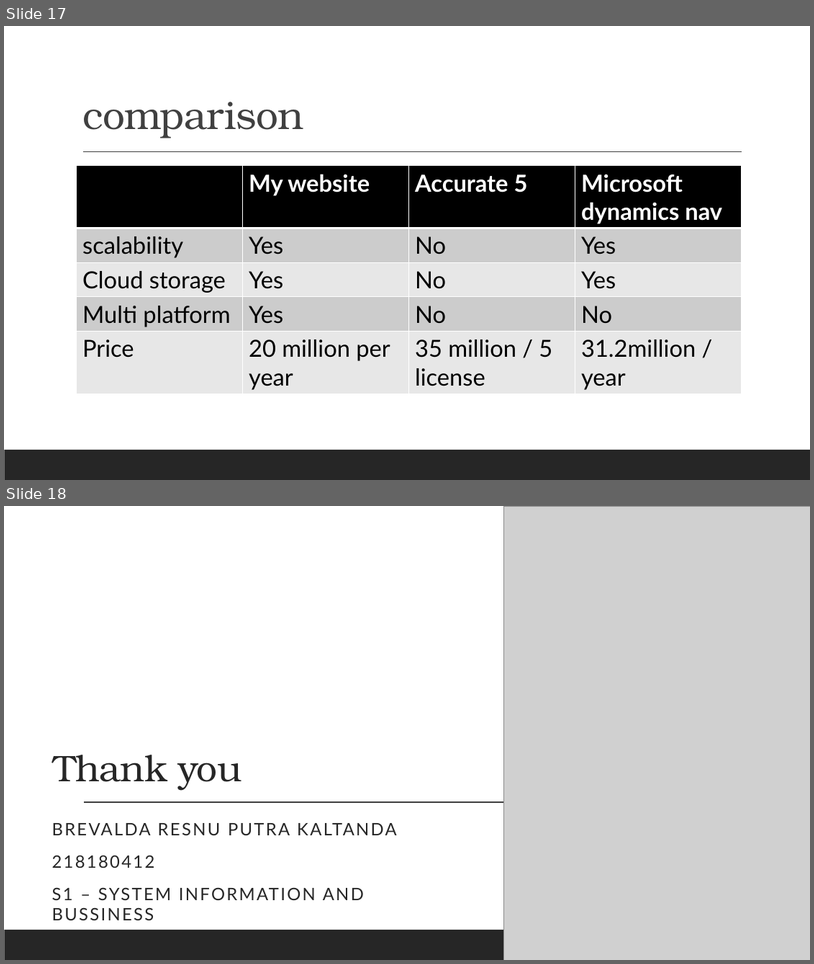
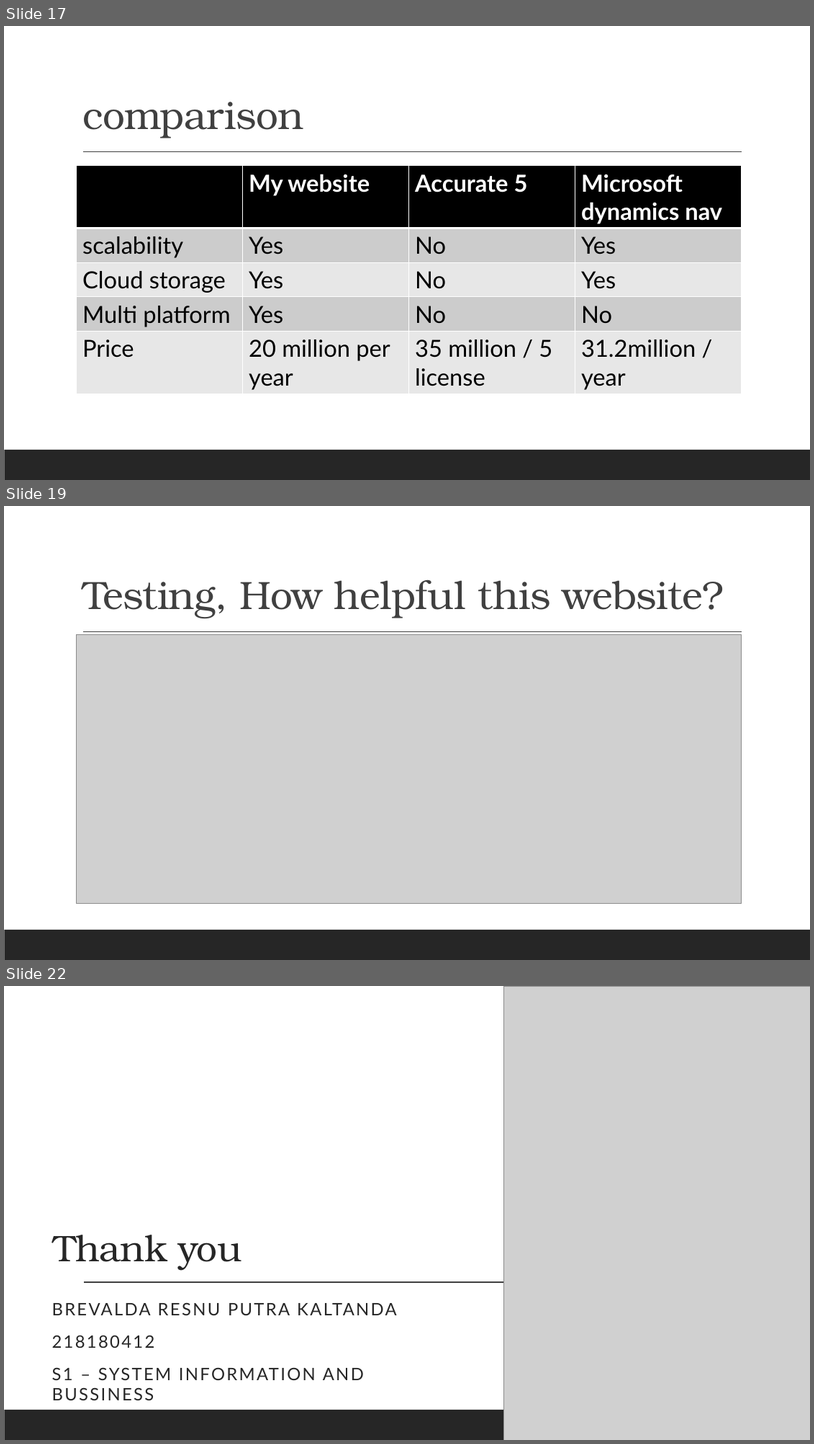
Before and after one commit to Brevalda1/financebrevaldabaru, a slide deck: perbaikanONLINE COMPANY EXPENSE RECORDING WEBSITE BASED ON MULTI-COMPANY.pptx. Shown one above the other, each under a label of ours: slides 17 and 18 before the commit, slides 17, 19 and 22 after it; the slides between them are not shown. The pictures are 814x964 and 814x1444 pixels, drawn with LibreOffice and Linux fonts; fonts in the diff are those of the drawing; grey boxes stand for pictures. Boxes give left, top, right and bottom in pixels: in the first picture for what was removed or moved away, otherwise in the second. Text is boxed around its words. In the diff, an @@ line names an element or a change of style, - is before the commit and + after.

```diff
--- a/perbaikanONLINE COMPANY EXPENSE RECORDING WEBSITE BASED ON MULTI-COMPANY.pptx
+++ b/perbaikanONLINE COMPANY EXPENSE RECORDING WEBSITE BASED ON MULTI-COMPANY.pptx
@@ slide 19 added at (4,506,810,960), background #FFFFFF; not listed: 2 template elements that a slide beside it also shows @@
@@ title added at (82,579,724,618), 47 pt, text #404040 @@
+Testing, How helpful this website?
@@ picture added at (77,634,742,903) @@
@@ what was slide 18 is now slide 22 @@
```
Also in this commit, not shown: 3 other slides added.
